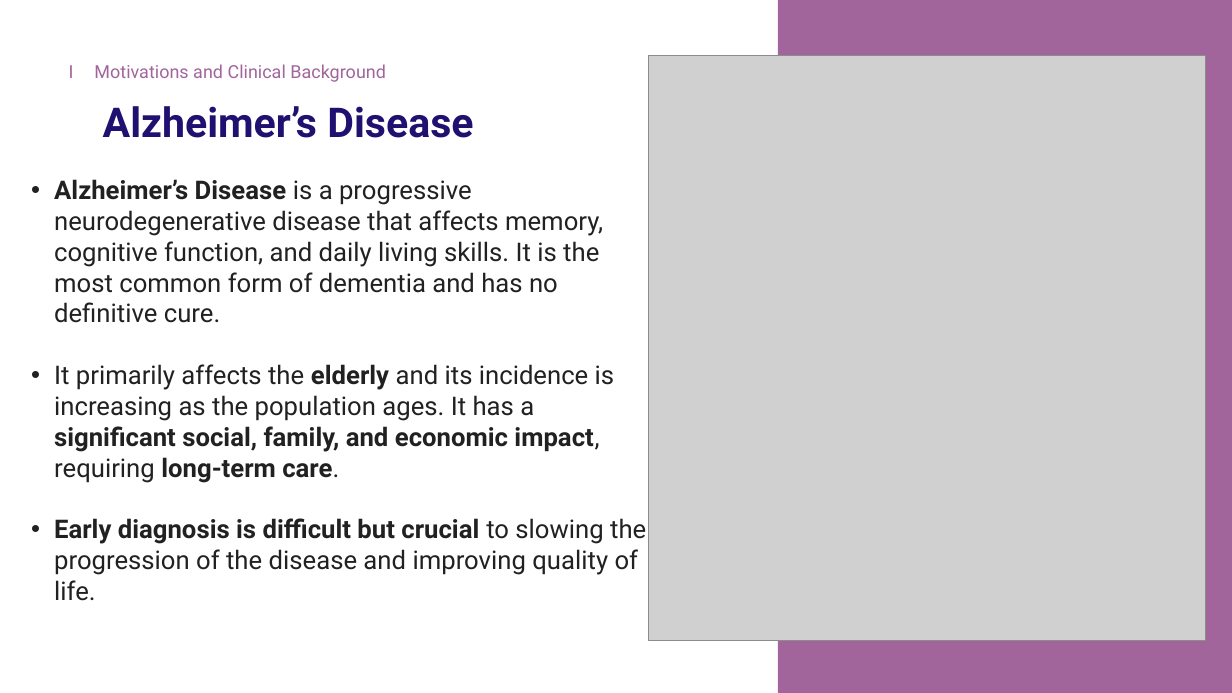
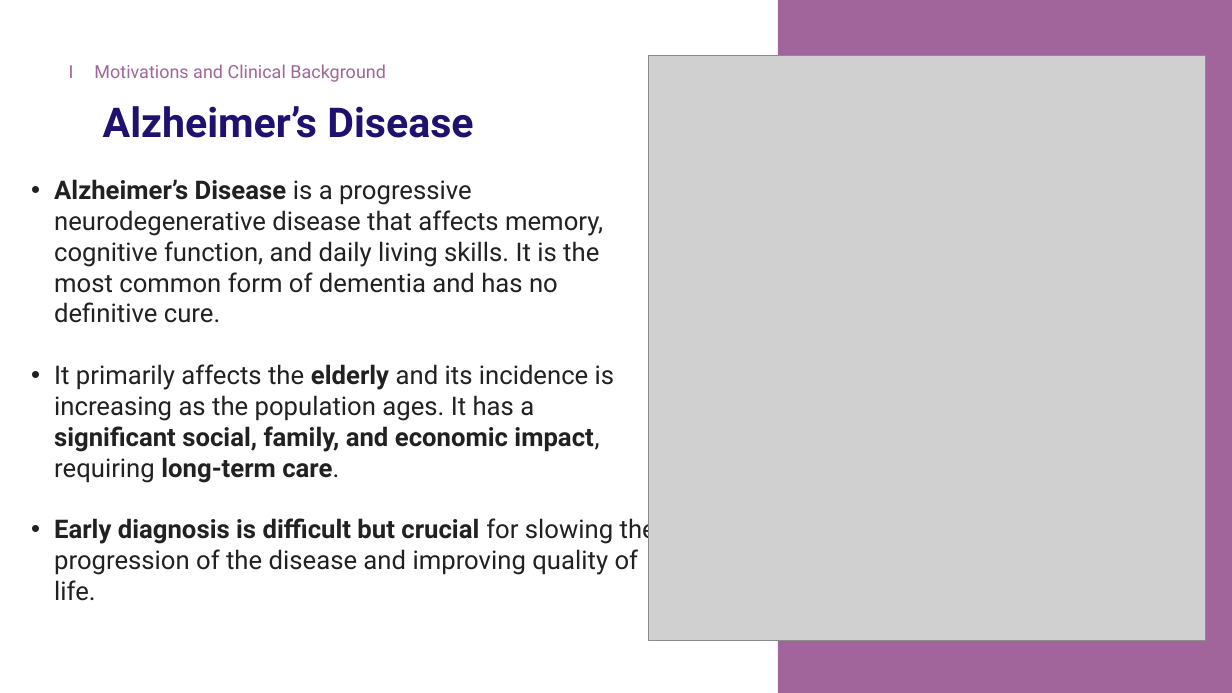
Before and after one commit to Tenshin000/CogniPredictAD, a slide deck: slide 4 of Presentation.pptx. Drawn at 1232x693 pixels with LibreOffice and Linux fonts; fonts in the diff are those of the drawing; grey boxes stand for pictures. Boxes give left, top, right and bottom in pixels: in the first picture for what was removed or moved away, otherwise in the second. Text is boxed around its words. In the diff, an @@ line names an element or a change of style, - is before the commit and + after.

```diff
--- a/Presentation.pptx
+++ b/Presentation.pptx
@@ text at [54, 515, 656, 601]: text changed @@
-• Early diagnosis is difficult but crucial to slowing the progression of the disease and improving quality of life.
+• Early diagnosis is difficult but crucial for slowing the progression of the disease and improving quality of life.
```
Also in this commit, not shown: 16 other slides changed, 8 other files.
